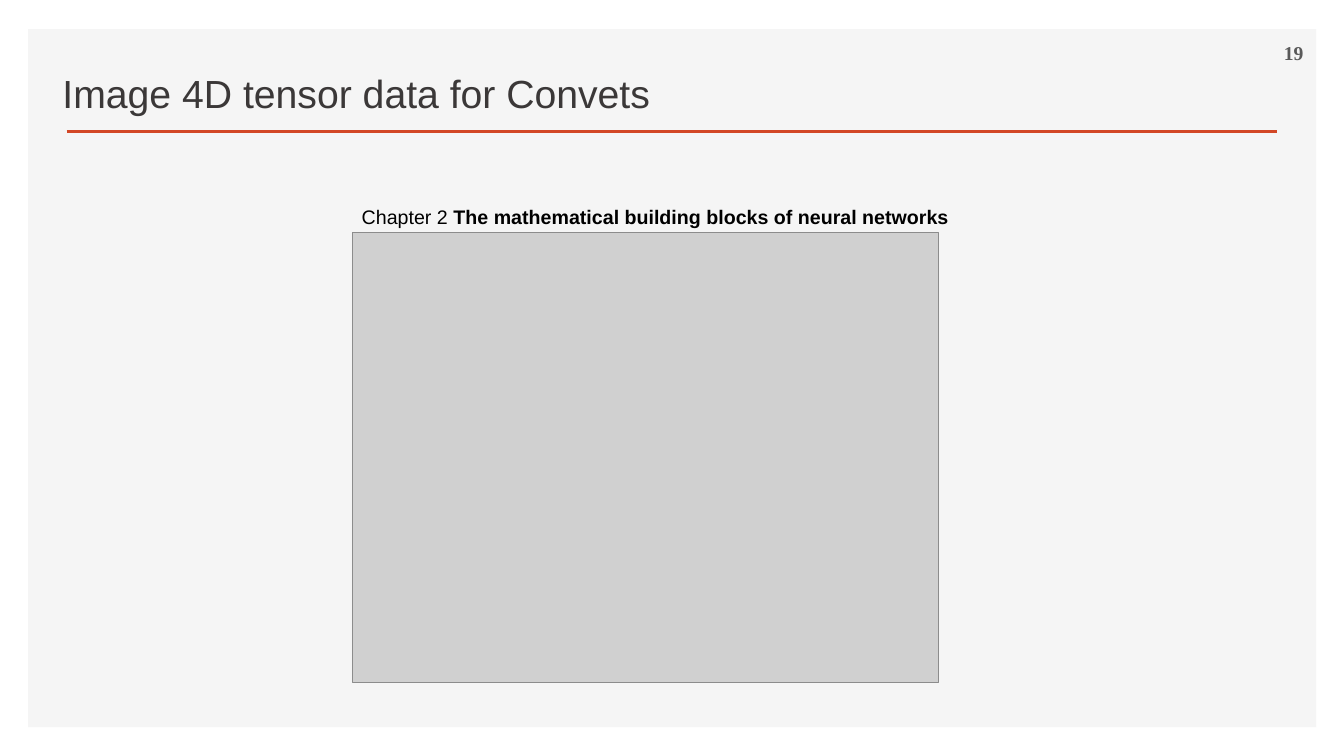
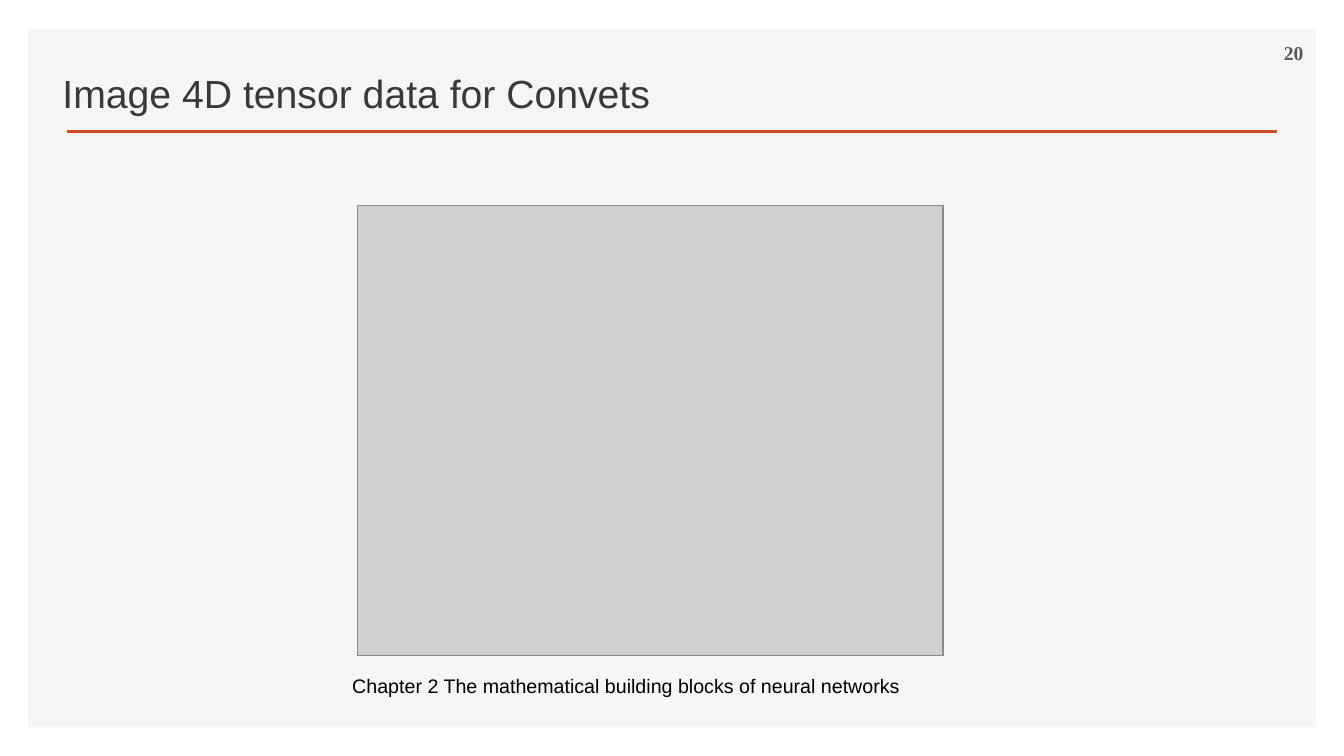
Before and after one commit to ancestor9/2026_Fall_Deep-Learning-with-Python, a slide deck: slide 20 of Chapter 13 Timeseries forecasting.pptx (slide 19 before the commit). Drawn at 1344x756 pixels with LibreOffice and Linux fonts; fonts in the diff are those of the drawing; grey boxes stand for pictures; background and template pictures are left out. Boxes give left, top, right and bottom in pixels: in the first picture for what was removed or moved away, otherwise in the second. Text is boxed around its words. In the diff, an @@ line names an element or a change of style, - is before the commit and + after.

```diff
--- a/Chapter 13 Timeseries forecasting.pptx
+++ b/Chapter 13 Timeseries forecasting.pptx
@@ page number at bbox=[1284, 47, 1304, 60]: text changed @@
-19
+20
@@ picture: place and size @@
-picture at bbox=[353, 233, 939, 684]
+picture at bbox=[358, 206, 944, 656]
@@ text "Chapter 2 The mathematical building ...": place and size @@
-text "Chapter 2 The mathematical building ..." at bbox=[362, 209, 948, 228]
+text "Chapter 2 The mathematical building ..." at bbox=[352, 678, 900, 697]
@@ text "Chapter 2 The mathematical building ..." at bbox=[352, 678, 900, 697]: bold off in "The mathematical building blocks of neural networks" @@
```
Also in this commit, not shown: 21 other slides changed, 4 slides added, 1 slide removed.
